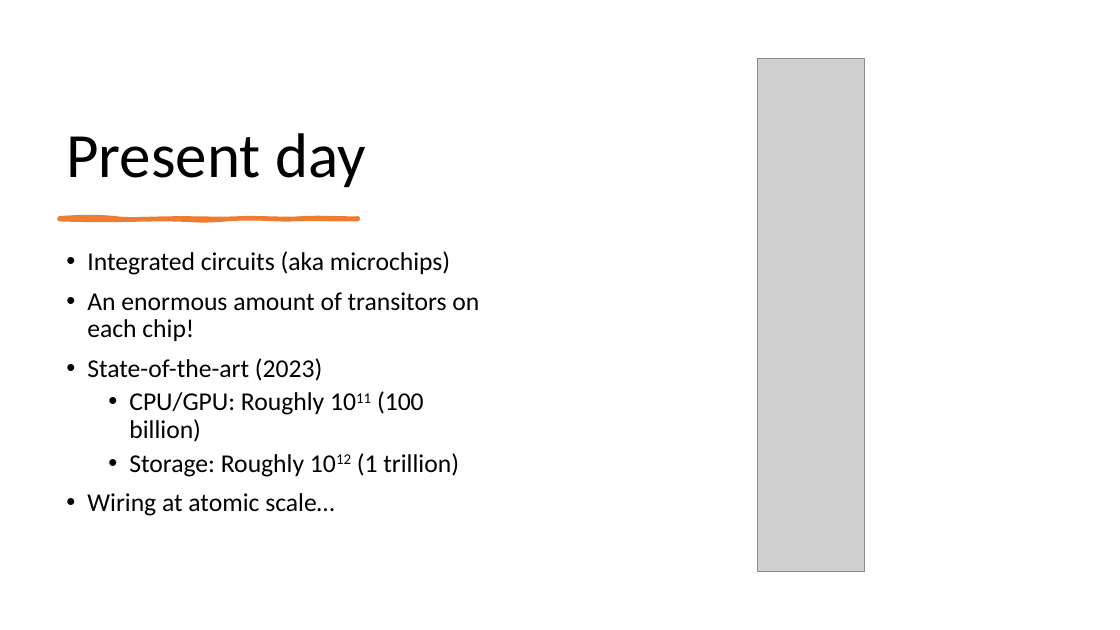
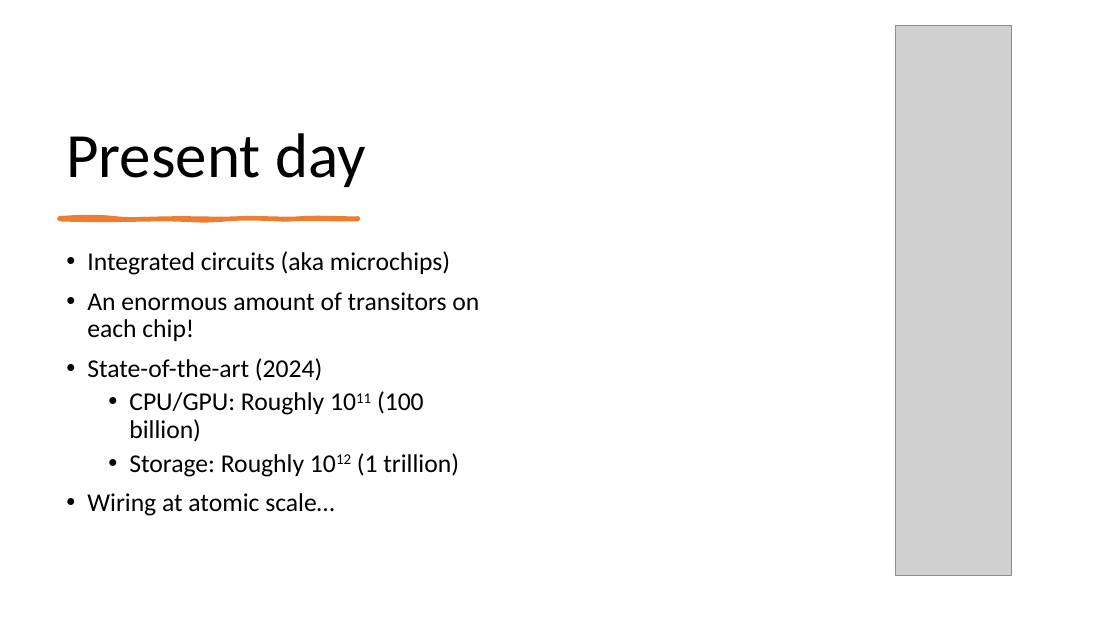
Before and after one commit to perslaursen/OOProg22, a slide deck: slide 18 of Chap/Start/Presentations/HW-Intro.pptx (slide 17 before the commit). Drawn at 1120x630 pixels with LibreOffice and Linux fonts; fonts in the diff are those of the drawing; grey boxes stand for pictures. Boxes give left, top, right and bottom in pixels: in the first picture for what was removed or moved away, otherwise in the second. Text is boxed around its words. In the diff, an @@ line names an element or a change of style, - is before the commit and + after.

```diff
--- a/Chap/Start/Presentations/HW-Intro.pptx
+++ b/Chap/Start/Presentations/HW-Intro.pptx
@@ picture added at (897, 25, 1012, 576) @@
@@ picture removed at (757, 59, 865, 571) @@
@@ text at (87, 358, 322, 381): text changed @@
-• State-of-the-art (2023)
+• State-of-the-art (2024)
```
Also in this commit, not shown: 8 other slides changed, 2 slides added, 8 other files.
